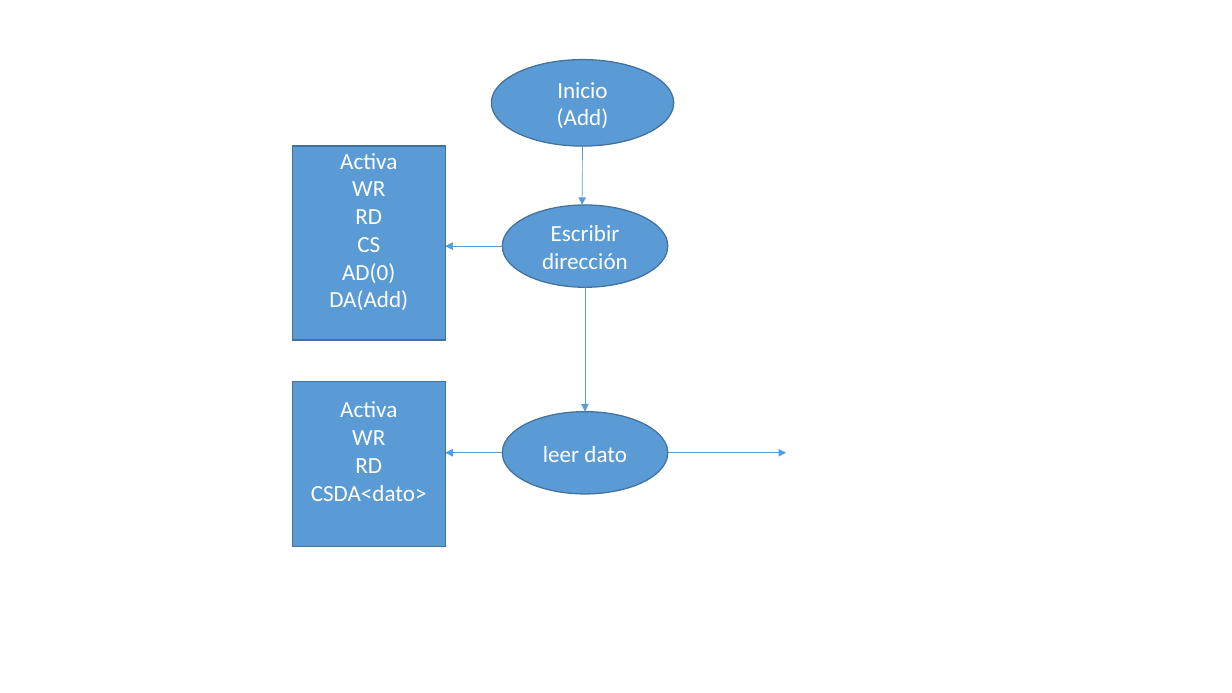
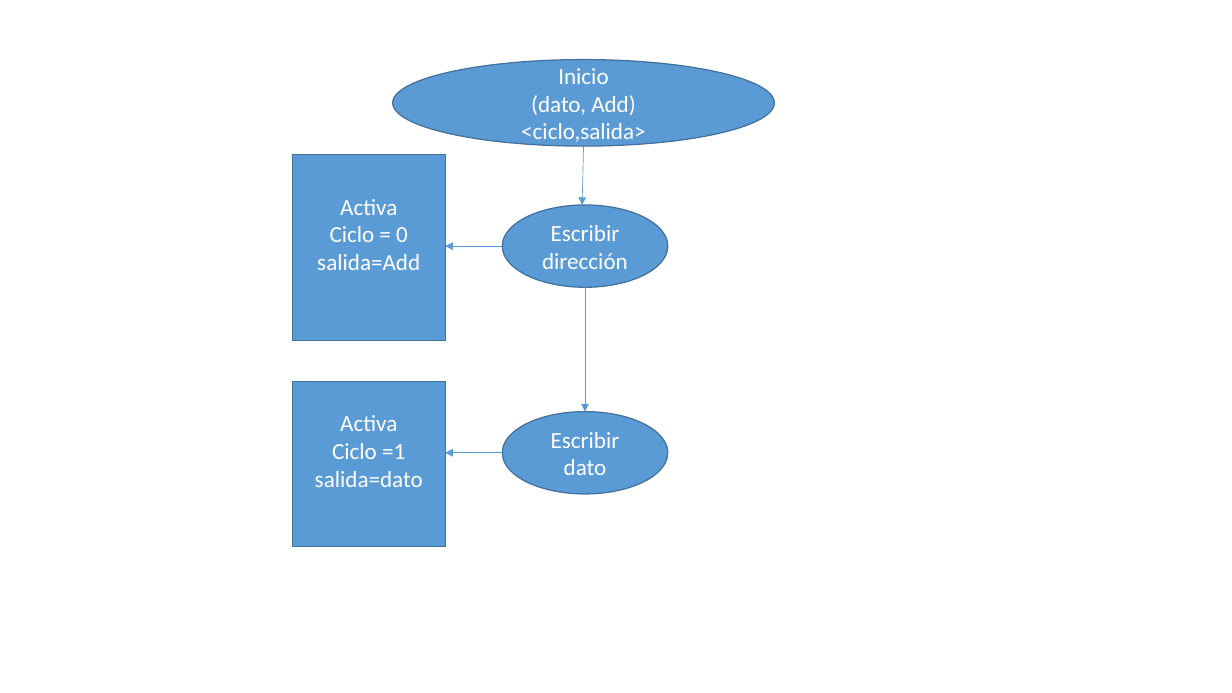
Before and after one commit to lleon95/proy_2_grupo_7_II_2016, a slide deck: slide 7 of Designs/Presentación1.pptx (slide 5 before the commit). Drawn at 1232x693 pixels with LibreOffice and Linux fonts; fonts in the diff are those of the drawing. Boxes give left, top, right and bottom in pixels: in the first picture for what was removed or moved away, otherwise in the second. Text is boxed around its words. In the diff, an @@ line names an element or a change of style, - is before the commit and + after.

```diff
--- a/Designs/Presentación1.pptx
+++ b/Designs/Presentación1.pptx
@@ ellipse "Inicio": place and size @@
-ellipse "Inicio" at <box>492,60,674,147</box>
+ellipse "Inicio" at <box>393,60,775,147</box>
@@ text in ellipse at <box>521,95,645,146</box>: text changed @@
-(Add)
+(dato, Add)
+<ciclo,salida>
@@ rectangle "Activa": place and size @@
-rectangle "Activa" at <box>292,146,445,340</box>
+rectangle "Activa" at <box>292,154,445,340</box>
@@ text in rectangle at <box>317,226,420,270</box>: text changed @@
-WR
-RD
-CS
-AD(0)
-DA(Add)
+Ciclo = 0
+salida=Add
@@ text in rectangle at <box>315,443,423,487</box>: text changed @@
-WR
-RD
-CSDA<dato>
+Ciclo =1
+salida=dato
@@ text in ellipse at <box>551,432,620,475</box>: text changed @@
-leer dato
+Escribir dato
@@ arrow removed from (668, 453) to (787, 453) @@
```
Also in this commit, not shown: 1 other slide changed, 5 slides added, 3 slides removed.
